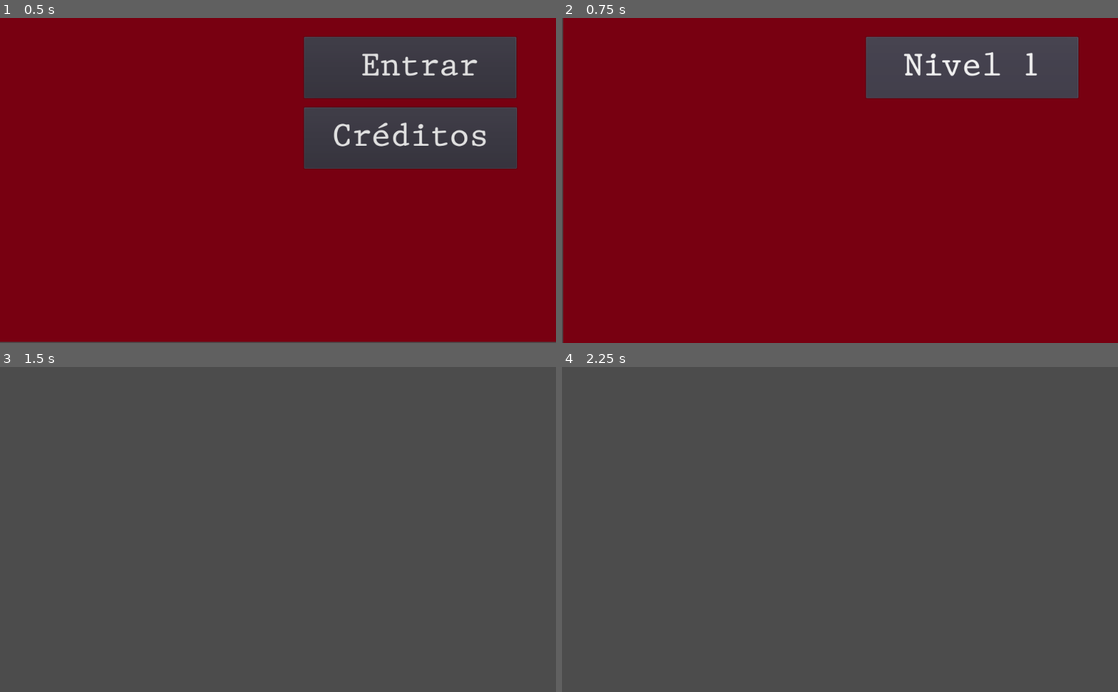
Above: before the commit, frames 1-4 (two rows, left to right).
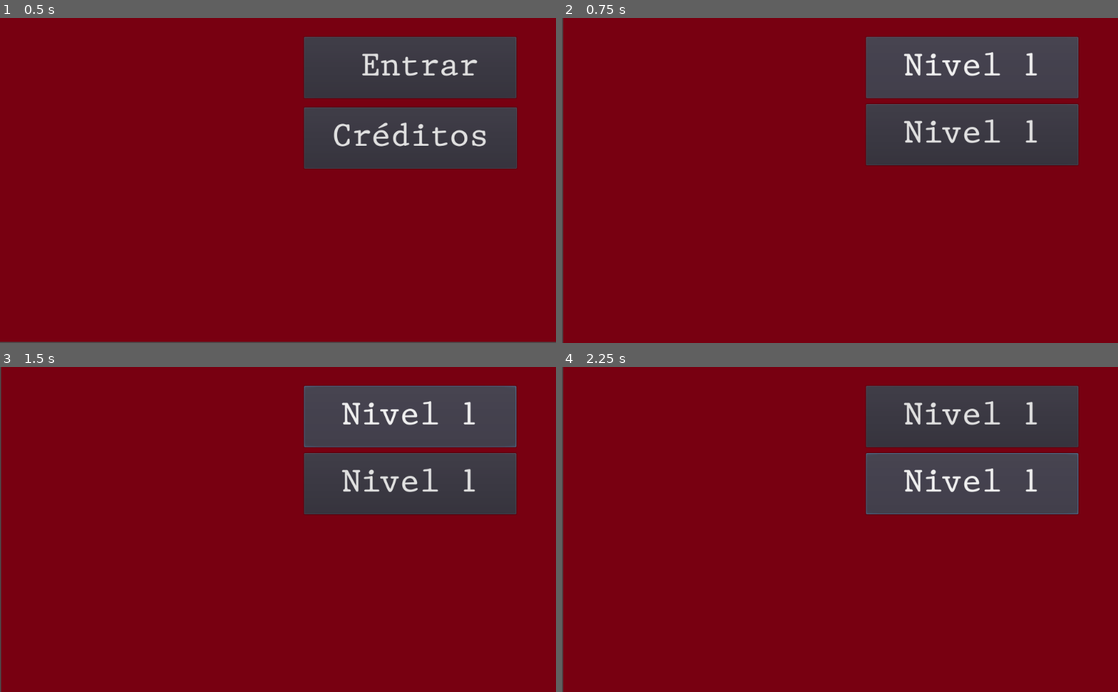
Above: after the commit, the same moments.

Repository: CycloPiStudio/Plantilla_menu
Game: Godot game, scene res://Ejecutable/Menu/Dios/Escena_Dios.tscn
Two runs of this game, one before a commit and one after it. Both use one fixed random seed, a clock stepped at 60 frames per second and the inputs below.
Inputs (mouse positions are in pixels of both pictures, inside the frame that each line leads up to):
- Up to frame 1 (0.5 s): no input
- Up to frame 2 (0.75 s): click "Entrar" at 0.5 s
- Up to frame 3 (1.5 s): click "Nivel 1" at 1.25 s
- Up to frame 4 (2.25 s): click (973, 484) at 2 s, where only the run after the commit has a clickable "Nivel 1"

Frame 1 is identical in both runs. In frame 2, 7.4% of the frame differs, in the area x 54-93%, y 26-46%; in frame 3, 87%; in frame 4, 87%, in the area x 0-100%, y 0-100%.
Error after the commit: Parse Error: Can't preload resource at path: res://Ejecutable/Juego/Escenarios/Niveles/Nivel2/Nivel2.tscn (res://Ejecutable/Menu/Menu_niveles/Menu_niveles.gd:4)

Commit message:
Escena_menu_niveles

Diff:
--- a/Plantilla_menu/Ejecutable/Menu/Menu_niveles/Escena_menu_niveles.tscn
+++ b/Plantilla_menu/Ejecutable/Menu/Menu_niveles/Escena_menu_niveles.tscn
@@ -26,4 +26,14 @@
 custom_fonts/font = SubResource( 1 )
 text = "Nivel 1"
 clip_text = true
+
+[node name="Boton_nivel2" type="Button" parent="Botones_niveles"]
+margin_left = 560.0
+margin_top = 159.0
+margin_right = 951.0
+margin_bottom = 272.0
+custom_fonts/font = SubResource( 1 )
+text = "Nivel 1"
+clip_text = true
 [connection signal="pressed" from="Botones_niveles/Boton_nivel1" to="." method="_on_Boton_nivel1_pressed"]
+[connection signal="pressed" from="Botones_niveles/Boton_nivel2" to="." method="_on_Boton_nivel2_pressed"]
--- a/Plantilla_menu/Ejecutable/Menu/Menu_niveles/Menu_niveles.gd
+++ b/Plantilla_menu/Ejecutable/Menu/Menu_niveles/Menu_niveles.gd
@@ -1,10 +1,16 @@
 extends Node
 
-var preNivel_juegar = preload("res://Ejecutable/Juego/Escenarios/Niveles/Nivel1/Nivel1.tscn")
-var Nivel_juegar
+var preNivel_juegar_1 = preload("res://Ejecutable/Juego/Escenarios/Niveles/Nivel1/Nivel1.tscn")
+var preNivel_juegar_2 = preload("res://Ejecutable/Juego/Escenarios/Niveles/Nivel2/Nivel2.tscn")
+var Nivel_juegar = 0
 
 # Called when the node enters the scene tree for the first time.
 func _ready():
+	if Nivel_juegar == 0:
+		get_node("Botones_niveles/Boton_nivel2").hide()
+
+	if get_node("/root/Nodo_Dios").Nivel_jugar == 1:
+		get_node("Botones_niveles/Boton_nivel2").show()
 	pass # Replace with function body.
 
 # Called every frame. 'delta' is the elapsed time since the previous frame.
@@ -12,8 +18,20 @@
 #	pass
 
 func _on_Boton_nivel1_pressed():
+	get_node("/root/Nodo_Dios").Nivel_jugar = 1
+	cargar_nivel(preNivel_juegar_1)
+	pass # Replace with function body.
+
+func _on_Boton_nivel2_pressed():
+	get_node("/root/Nodo_Dios").Nivel_jugar = 2
+	cargar_nivel(preNivel_juegar_2)
+
+	pass # Replace with function body.
+
+func cargar_nivel(preNivel_juegar):
 	Nivel_juegar =preNivel_juegar.instance()
 	get_node("/root/Nodo_Dios").add_child(Nivel_juegar)
 	get_node("/root/Nodo_Dios/Music_menu").stop()
+	get_node("/root/Nodo_Dios").Nivel_jugar = 1
 	$".".queue_free()
-	pass # Replace with function body.
+	pass
